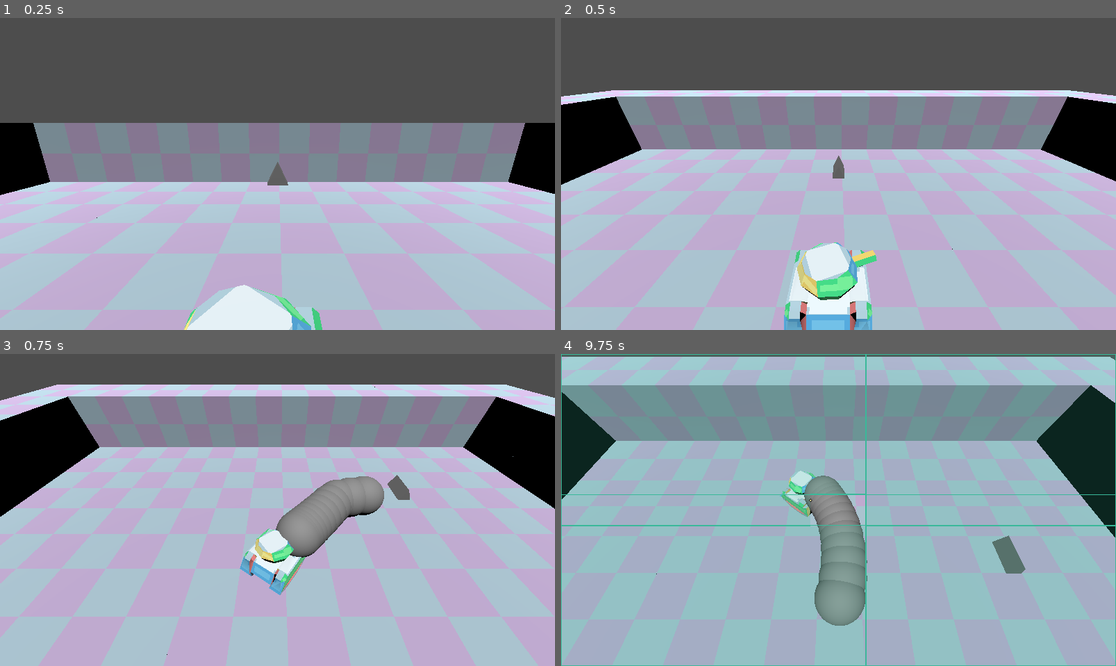
Above: before the commit, frames 1-4 (two rows, left to right).
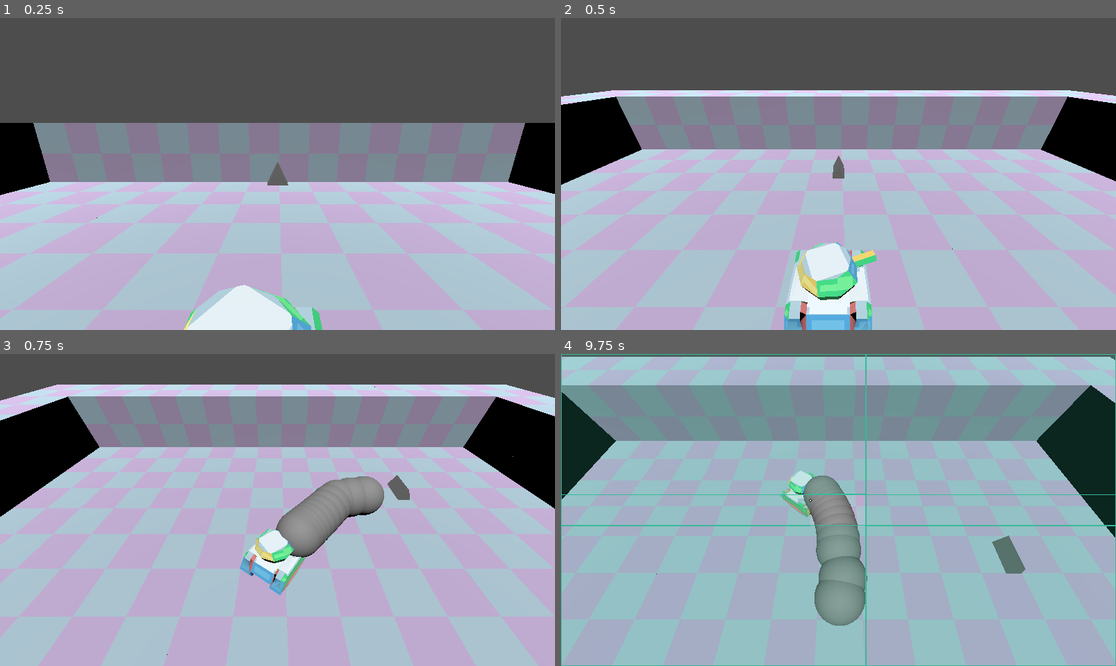
Above: after the commit, the same moments.

Repository: Skeleray/Tonks
Game: Godot game, scene res://MainTestScene.tscn
Two runs of this game, one before a commit and one after it. Both use one fixed random seed, a clock stepped at 60 frames per second and the inputs below.
Inputs (mouse positions are in pixels of both pictures, inside the frame that each line leads up to):
- Up to frame 1 (0.25 s): no input
- Up to frame 2 (0.5 s): no input
- Up to frame 3 (0.75 s): tap Enter (ui_accept) at 0.5 s; move the mouse to (399, 494) at 0.52 s; hold D (right) from 0.53 s (still down); hold Space (shoot) from 0.53 s (still down); click (399, 494) at 0.67 s
- Up to frame 4 (9.75 s): tap Enter (ui_accept) at 0.77, 1.52, 3.02, 3.77, 4.52, 6.02, 6.77, 7.52, 9.02 s; move the mouse to (727, 525) at 1.27 s; release D (right) at 1.28 s; release Space (shoot) at 1.28 s; hold S (backward) 1.28-2.03 s; tap F at 1.35, 5.85 s; move the mouse to (894, 441) at 2.02 s; hold D (right) 2.03-2.78 s; tap Q every 2.25 s from 2.1 to 8.85 s; move the mouse to (810, 572) at 2.77 s; hold W (forward) 2.78-3.53 s; tap Space (shoot) at 2.85, 7.35 s; click (810, 572) at 2.92 s; move the mouse to (1005, 556) at 3.52 s; hold F 3.53-4.28 s; hold A (left) 3.53-5.03 s; move the mouse to (672, 463) at 4.27 s; move the mouse to (866, 510) at 5.02 s; hold S (backward) 5.03-5.78 s; hold Space (shoot) 5.03-5.78 s; click (866, 510) at 5.17 s; move the mouse to (755, 432) at 5.77 s; hold D (right) 5.78-6.53 s; move the mouse to (960, 494) at 6.52 s; hold W (forward) 6.53-7.28 s; move the mouse to (727, 525) at 7.27 s; hold D (right) 7.28-8.03 s; click (727, 525) at 7.42 s; move the mouse to (894, 441) at 8.02 s; hold S (backward) 8.03-8.78 s; hold F 8.03-8.78 s; move the mouse to (810, 572) at 8.77 s; hold A (left) 8.78-9.53 s; move the mouse to (1005, 556) at 9.52 s; hold W (forward) from 9.53 s (still down); hold Space (shoot) from 9.53 s (still down); click (1005, 556) at 9.67 s

Frames 1-3 are identical in both runs. In frame 4, 0.4% of the frame differs, in the area x 43-56%, y 38-69%.

Commit message:
changed layers for bullets

Diff:
--- a/Bullets/TriggerBullet.tscn
+++ b/Bullets/TriggerBullet.tscn
@@ -12,7 +12,8 @@
 max_velocity = 100.0
 
 [node name="Area3D" type="Area3D" parent="."]
-collision_mask = 0
+collision_layer = 4
+collision_mask = 2
 
 [node name="CollisionShape3D" type="CollisionShape3D" parent="Area3D"]
 shape = SubResource("SphereShape3D_8nrmd")
@@ -21,3 +22,4 @@
 mesh = SubResource("SphereMesh_dynlx")
 
 [connection signal="area_entered" from="Area3D" to="." method="_on_area_3d_area_entered"]
+[connection signal="body_entered" from="Area3D" to="." method="_on_area_3d_body_entered"]
--- a/Bullets/sweep_bullet.gd
+++ b/Bullets/sweep_bullet.gd
@@ -34,6 +34,5 @@
 		var dictionary := result[0]
 		if dictionary.has("collider"):
 			shape = dictionary["collider"]
-			print("test")
 	else :
 		position = new_position
--- a/Bullets/trigger_bullet.gd
+++ b/Bullets/trigger_bullet.gd
@@ -33,3 +33,9 @@
 func _on_area_3d_area_entered(area: Area3D) -> void:
 	set_process(false)
 	visible = false
+
+
+func _on_area_3d_body_entered(body: Node3D) -> void:
+	set_process(false)
+	visible = false
+	print("test")
--- a/Character/Player.tscn
+++ b/Character/Player.tscn
@@ -13,7 +13,6 @@
 [node name="Player" type="CharacterBody3D"]
 script = ExtResource("1_rg6gb")
 rotation_speed = 3.0
-metadata/_edit_group_ = true
 
 [node name="CollisionShape3D" type="CollisionShape3D" parent="."]
 transform = Transform3D(1, 0, 0, 0, 1, 0, 0, 0, 1, 0, 0.250183, 0)
@@ -37,4 +36,3 @@
 transform = Transform3D(0.719909, 0, 0, 0, 0.761143, 0, 0, 0, 0.846271, 0, 0.515566, 0)
 rotation_speed = 4.0
 mesh = NodePath("../../MeshInstance3D")
-bullet = null
--- a/Character/tank_head.gd
+++ b/Character/tank_head.gd
@@ -42,6 +42,9 @@
 
 
 	if Input.is_action_pressed("shoot") :
+
+
+
 		var new_bullet := bullet_pool._get_next_bullet()
 		new_bullet.set_process(true)
 		new_bullet.visible = true
--- a/MainTestScene.tscn
+++ b/MainTestScene.tscn
@@ -40,6 +40,8 @@
 script = ExtResource("3_kshb4")
 
 [node name="TestingMap" parent="." instance=ExtResource("2_c8nau")]
+collision_layer = 3
+collision_mask = 2
 
 [node name="PhantomCamera3D" type="Node3D" parent="." node_paths=PackedStringArray("follow_target")]
 transform = Transform3D(1, 3.01749e-07, 5.7742e-08, -7.83184e-08, 0.54608, 0.837709, 4.97326e-07, -0.837699, 0.546085, -0.232438, 4.04392, 3.26042)
Not shown: 4 places in Models/Mesh librarys/CubeLibraby.tres that only renumber resources
